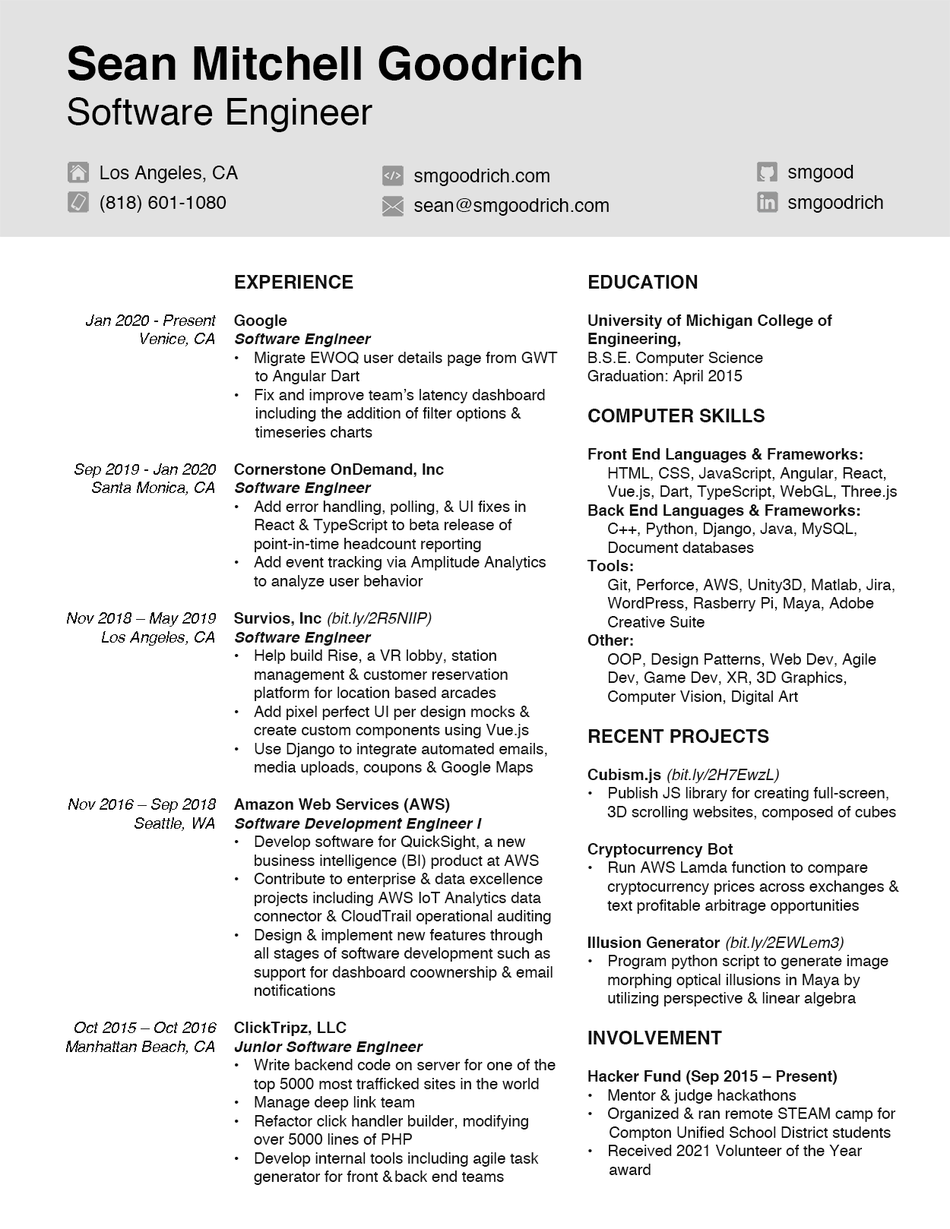
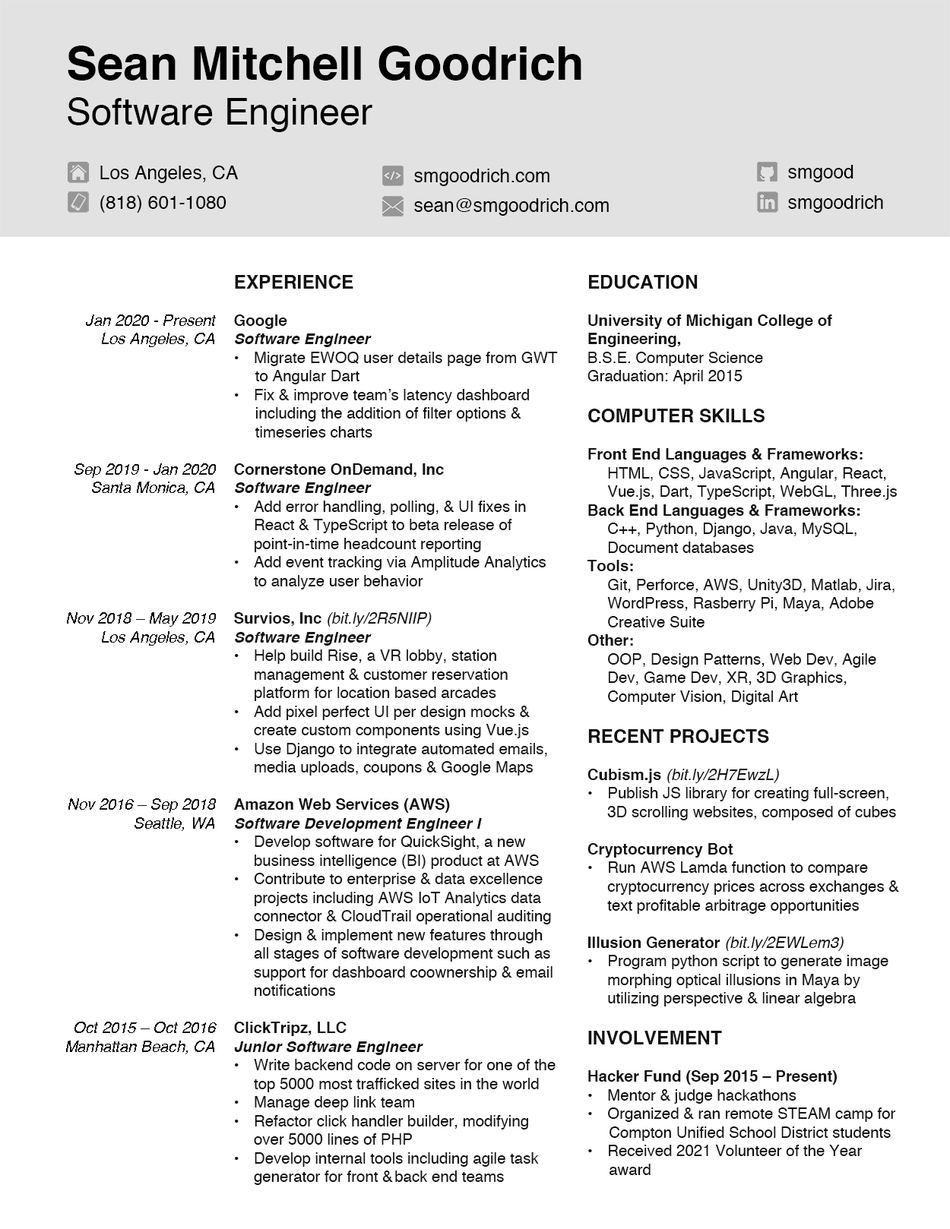
The second 950px x 1229px image is a revision of the first. Changes to its layers:
painted on "Dates + Locations" over [101, 332, 186, 348]
painted on "EXPERIENCE + Projects" over [278, 389, 545, 404]
